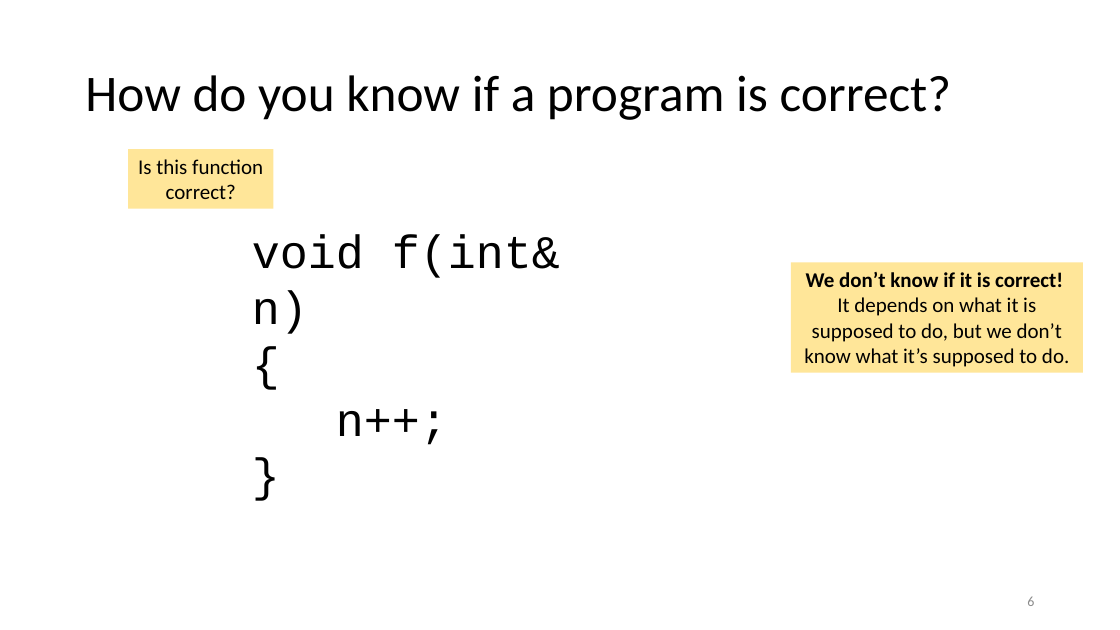
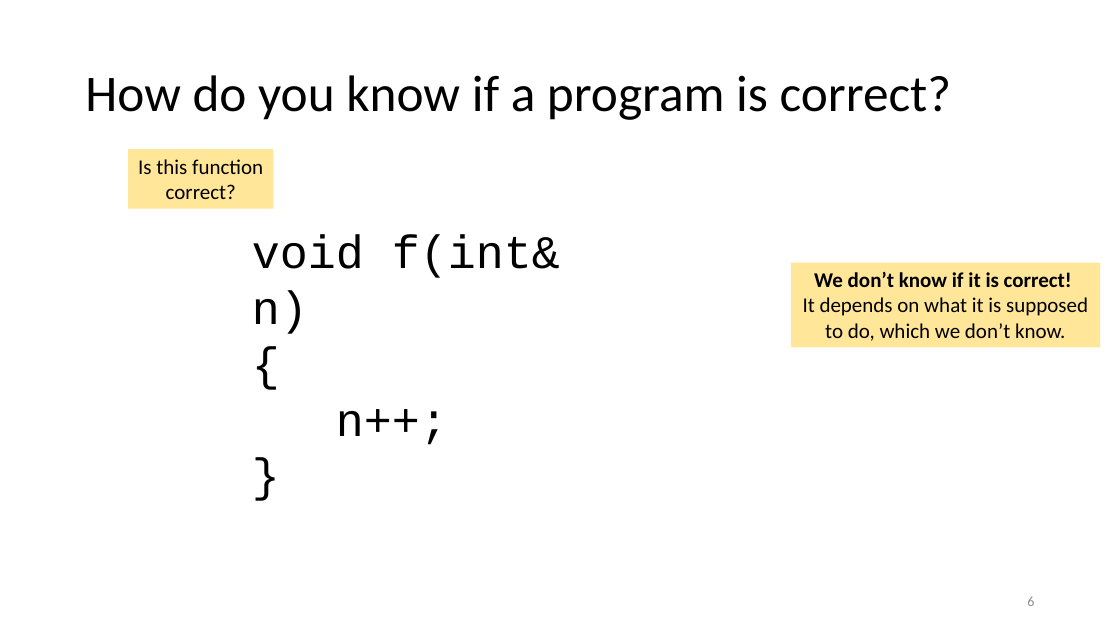
Before and after one commit to tjd1234/cmpt135spring2024, a slide deck: slide 6 of sample_code/week2/week2_cmpt135.pptx. Drawn at 1120x630 pixels with LibreOffice and Linux fonts; fonts in the diff are those of the drawing. Boxes give left, top, right and bottom in pixels: in the first picture for what was removed or moved away, otherwise in the second. Text is boxed around its words. In the diff, an @@ line names an element or a change of style, - is before the commit and + after.

```diff
--- a/sample_code/week2/week2_cmpt135.pptx
+++ b/sample_code/week2/week2_cmpt135.pptx
@@ rectangle "We don’t know if it ...": place and size @@
-rectangle "We don’t know if it ..." at bbox=[791, 263, 1084, 373]
+rectangle "We don’t know if it ..." at bbox=[791, 263, 1101, 348]
@@ text in rectangle at bbox=[803, 272, 1088, 341]: text changed @@
-We don’t know if it is correct!
-It depends on what it is supposed to do, but we don’t know what it’s supposed to do.
+We don’t know if it is correct!
+It depends on what it is supposed to do, which we don’t know.
```
Also in this commit, not shown: 15 other slides changed, 20 slides added, 5 other files.
